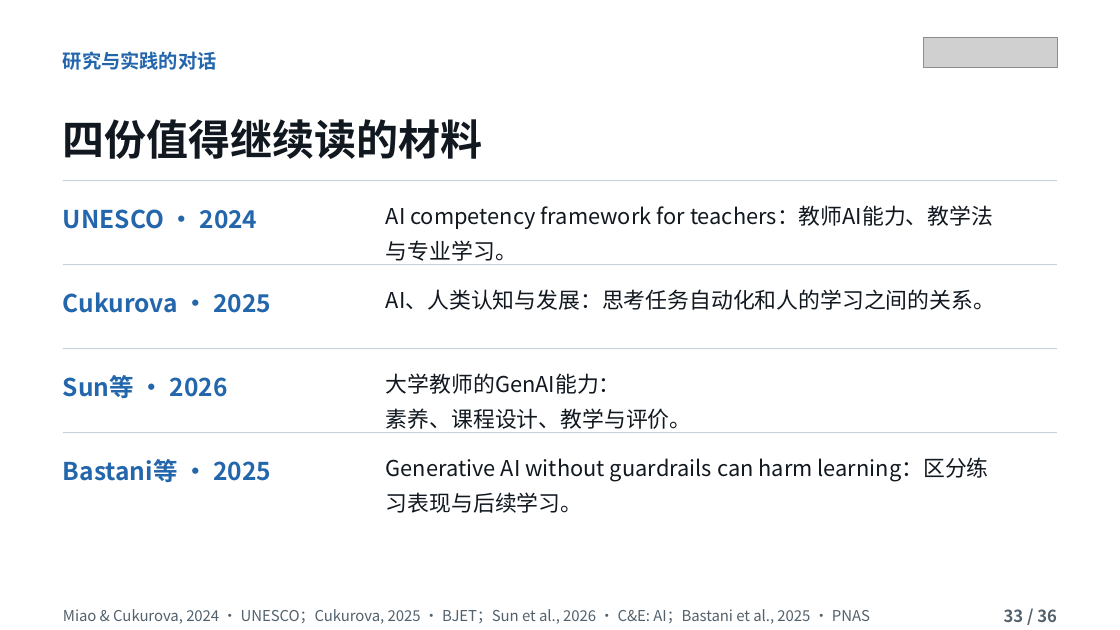
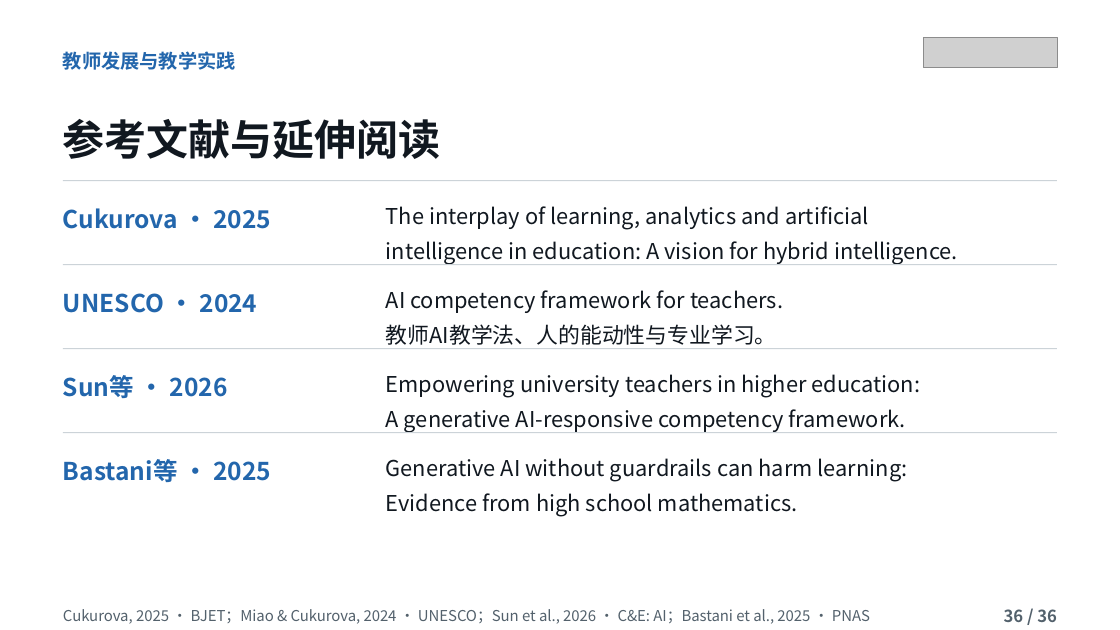
Before and after one commit to tonyxinvip/slides, a slide deck: slide 36 of education-purpose-ai-2026/downloads/AI_Education_Purpose_36slides.pptx (slide 33 before the commit). Drawn at 1120x630 pixels with LibreOffice and Linux fonts; fonts in the diff are those of the drawing; grey boxes stand for pictures. Boxes give left, top, right and bottom in pixels: in the first picture for what was removed or moved away, otherwise in the second. Text is boxed around its words. In the diff, an @@ line names an element or a change of style, - is before the commit and + after.

Commit message:
Strengthen professional teacher lecture with concrete classroom analysis

```diff
--- a/education-purpose-ai-2026/downloads/AI_Education_Purpose_36slides.pptx
+++ b/education-purpose-ai-2026/downloads/AI_Education_Purpose_36slides.pptx
@@ text at [63,51,236,70]: text changed @@
-研究与实践的对话
+教师发展与教学实践
@@ text at [63,119,441,159]: text changed @@
-四份值得继续读的材料
+参考文献与延伸阅读
@@ text "Cukurova · 2025": place and size @@
-text "Cukurova · 2025" at [63,292,271,313]
+text "Cukurova · 2025" at [63,208,271,229]
@@ text at [386,206,958,265]: text changed @@
-AI competency framework for teachers：教师AI能力、教学法
-与专业学习。
+The interplay of learning, analytics and artificial
+intelligence in education: A vision for hybrid intelligence.
@@ text "UNESCO · 2024": place and size @@
-text "UNESCO · 2024" at [63,209,258,229]
+text "UNESCO · 2024" at [63,293,258,313]
@@ text at [386,290,783,349]: text changed @@
-AI、人类认知与发展：思考任务自动化和人的学习之间的关系。
+AI competency framework for teachers.
+教师AI教学法、人的能动性与专业学习。
@@ text at [386,374,921,433]: text changed @@
-大学教师的GenAI能力：
-素养、课程设计、教学与评价。
+Empowering university teachers in higher education:
+A generative AI-responsive competency framework.
@@ text at [386,458,908,517]: text changed @@
-Generative AI without guardrails can harm learning：区分练
-习表现与后续学习。
+Generative AI without guardrails can harm learning:
+Evidence from high school mathematics.
@@ text at [63,609,870,624]: text changed @@
-Miao & Cukurova, 2024 · UNESCO；Cukurova, 2025 · BJET；Sun et al., 2026 · C&E: AI；Bastani et al., 2025 · PNAS
+Cukurova, 2025 · BJET；Miao & Cukurova, 2024 · UNESCO；Sun et al., 2026 · C&E: AI；Bastani et al., 2025 · PNAS
@@ text at [1004,609,1057,622]: text changed @@
-33 / 36
+36 / 36
```
Also in this commit, not shown: 23 other slides changed, 12 slides added, 12 slides removed, 5 other files.
